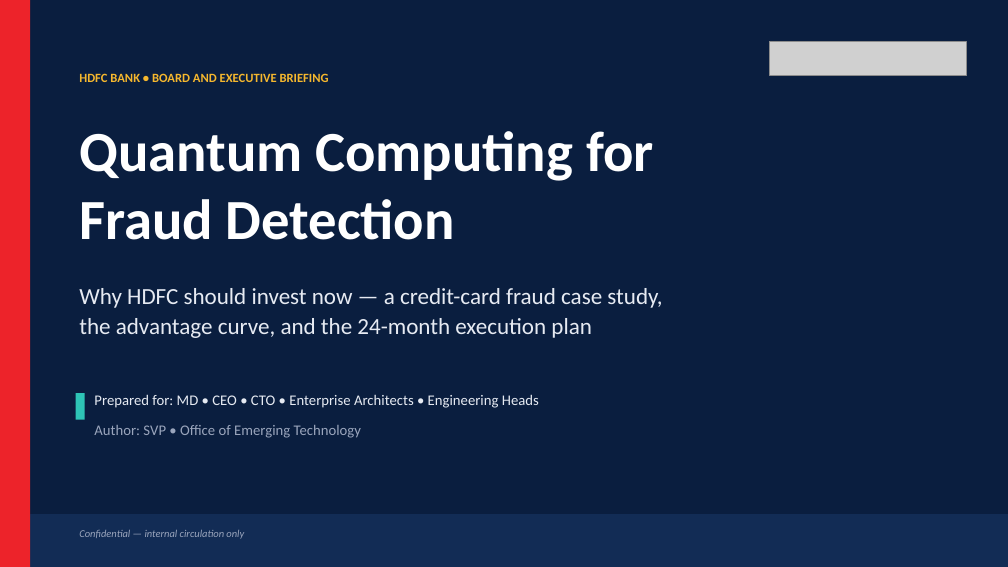
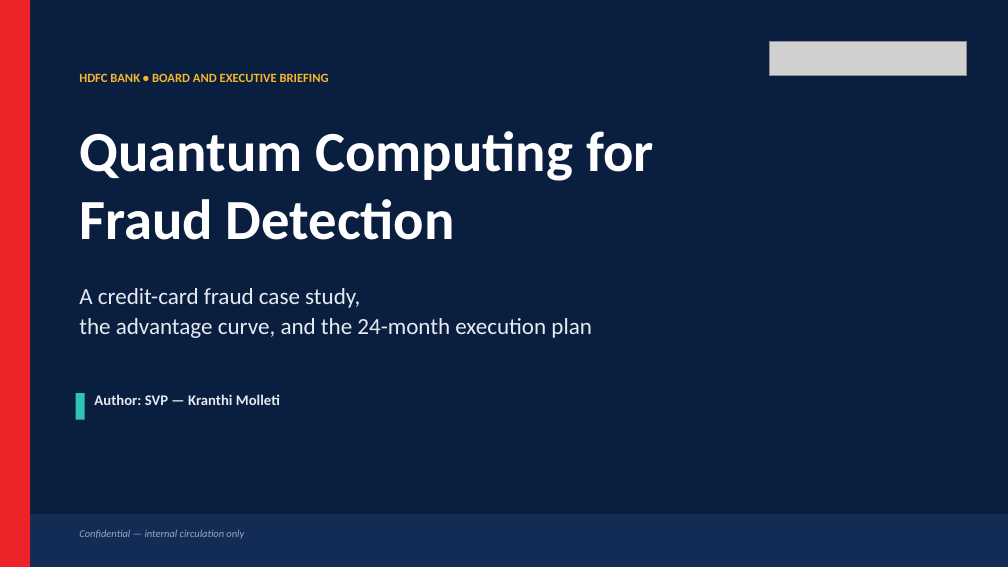
Before and after one commit to kranthimj23/Quantum-credit-card-fraud-detection, a slide deck: slide 1 of docs/HDFC_Quantum_Executive_Deck.pptx. Drawn at 1008x567 pixels with LibreOffice and Linux fonts; fonts in the diff are those of the drawing; grey boxes stand for pictures. Boxes give left, top, right and bottom in pixels: in the first picture for what was removed or moved away, otherwise in the second. Text is boxed around its words. In the diff, an @@ line names an element or a change of style, - is before the commit and + after.

```diff
--- a/docs/HDFC_Quantum_Executive_Deck.pptx
+++ b/docs/HDFC_Quantum_Executive_Deck.pptx
@@ text at box(79, 288, 360, 308): text changed @@
-Why HDFC should invest now — a credit-card fraud case study,
+A credit-card fraud case study,
@@ text at box(94, 394, 280, 405): text changed; bold on @@
-Prepared for: MD • CEO • CTO • Enterprise Architects • Engineering Heads
+Author: SVP — Kranthi Molleti
@@ text removed at box(94, 425, 361, 438) @@
-Author: SVP • Office of Emerging Technology
```
Also in this commit, not shown: 5 other files.
